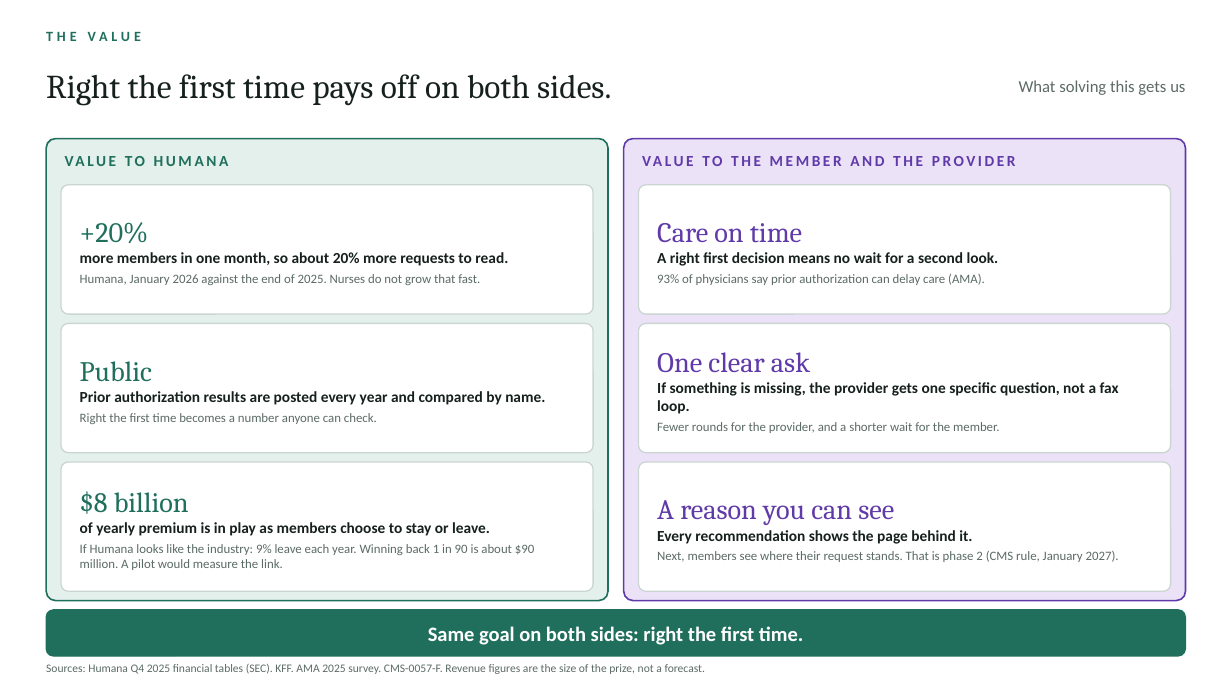
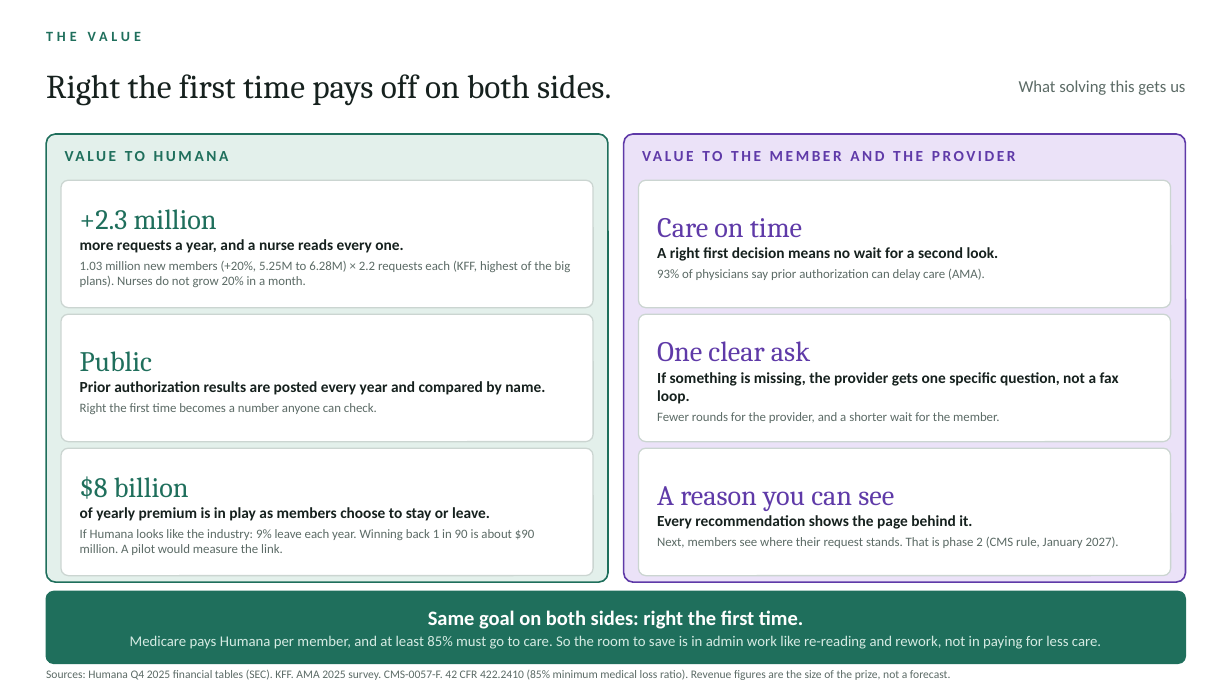
Before and after one commit to nishamishra12/humana-pa-prototype, a slide deck: slide 1 of deck/journey/Value.pptx. Drawn at 1232x693 pixels with LibreOffice and Linux fonts; fonts in the diff are those of the drawing. Boxes give left, top, right and bottom in pixels: in the first picture for what was removed or moved away, otherwise in the second. Text is boxed around its words. In the diff, an @@ line names an element or a change of style, - is before the commit and + after.

```diff
--- a/deck/journey/Value.pptx
+++ b/deck/journey/Value.pptx
@@ rounded rectangle: place and size @@
-rounded rectangle at [46,139,608,601]
+rounded rectangle at [46,134,608,582]
@@ rounded rectangle: place and size @@
-rounded rectangle at [624,139,1186,601]
+rounded rectangle at [624,134,1186,582]
@@ 2 texts, 2 rounded rectangles: place and size @@
-2 texts, 2 rounded rectangles at [61,156,1171,314]
+2 texts, 2 rounded rectangles at [61,151,1171,308]
@@ proportions changed in 9 elements at [639,180,1171,308], [61,314,593,442], [639,314,1171,442], [61,448,593,576], [639,448,1171,576], [46,134,608,582], [624,134,1186,582], [46,592,1186,664], [61,180,593,308] @@
@@ text in rounded rectangle at [80,209,571,287]: text changed @@
-+20%
-more members in one month, so about 20% more requests to read.
-Humana, January 2026 against the end of 2025. Nurses do not grow that fast.
++2.3 million
+more requests a year, and a nurse reads every one.
+1.03 million new members (+20%, 5.25M to 6.28M) × 2.2 requests each (KFF, highest of the big plans). Nurses do not grow 20% in a month.
@@ rounded rectangle "Public": place and size @@
-rounded rectangle "Public" at [61,323,593,453]
+rounded rectangle "Public" at [61,314,593,442]
@@ rounded rectangle "One clear ask": place and size @@
-rounded rectangle "One clear ask" at [639,323,1171,453]
+rounded rectangle "One clear ask" at [639,314,1171,442]
@@ rounded rectangle "$8 billion": place and size @@
-rounded rectangle "$8 billion" at [61,462,593,592]
+rounded rectangle "$8 billion" at [61,448,593,576]
@@ rounded rectangle "A reason you can see": place and size @@
-rounded rectangle "A reason you can see" at [639,462,1171,592]
+rounded rectangle "A reason you can see" at [639,448,1171,576]
@@ rounded rectangle "Same goal on both sides: ...": place and size @@
-rounded rectangle "Same goal on both sides: ..." at [46,610,1186,656]
+rounded rectangle "Same goal on both sides: ..." at [46,592,1186,664]
@@ text in rounded rectangle at [428,610,803,629]: more space between paragraphs @@
@@ text in rounded rectangle at [130,635,1101,649]: paragraph added @@
+Medicare pays Humana per member, and at least 85% must go to care. So the room to save is in admin work like re-reading and rework, not in paying for less care.
@@ text at [46,670,951,680]: text changed @@
-Sources: Humana Q4 2025 financial tables (SEC). KFF. AMA 2025 survey. CMS-0057-F. Revenue figures are the size of the prize, not a forecast.
+Sources: Humana Q4 2025 financial tables (SEC). KFF. AMA 2025 survey. CMS-0057-F. 42 CFR 422.2410 (85% minimum medical loss ratio). Revenue figures are the size of the prize, not a forecast.
```
Also in this commit, not shown: 7 other files.
